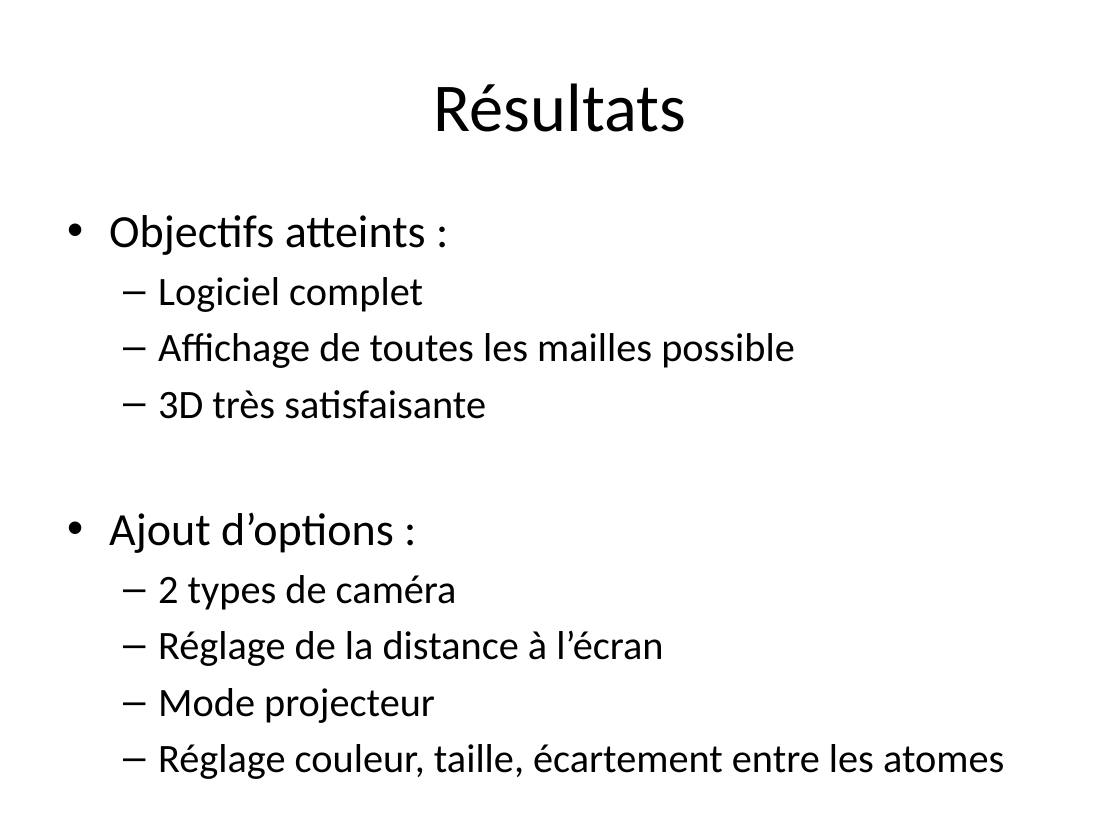
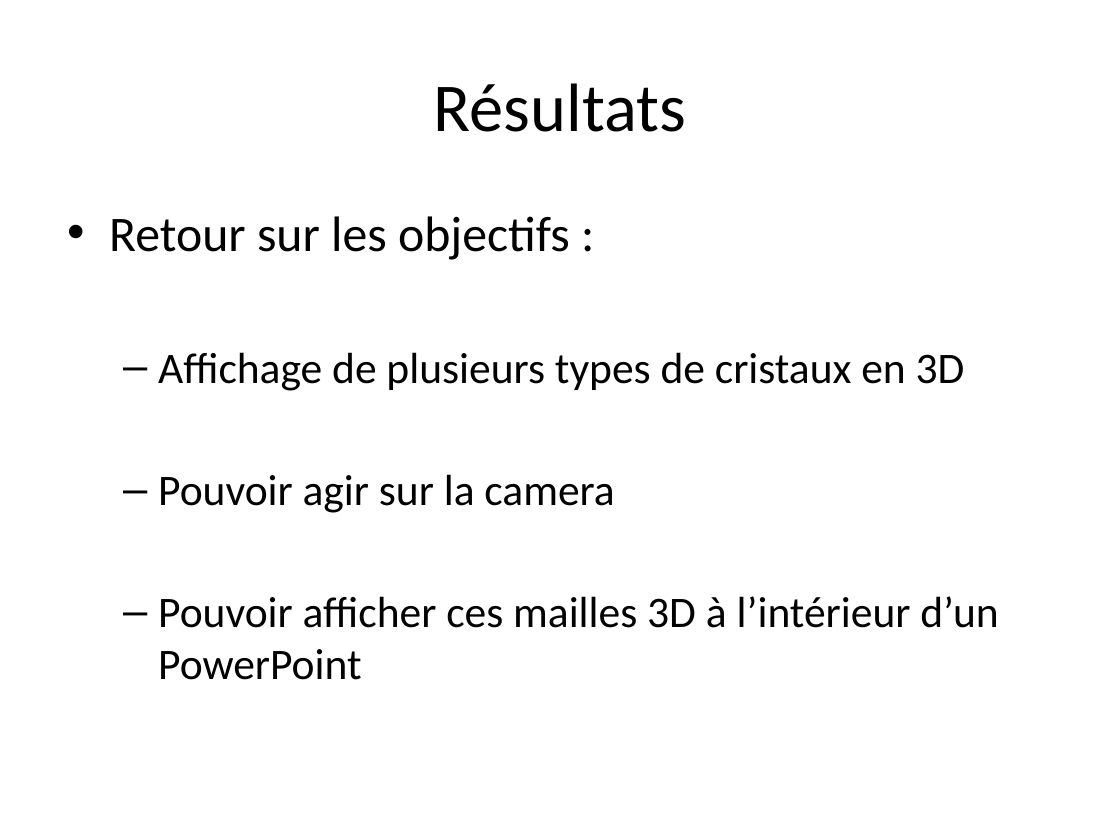
Before and after one commit to klnkg/cristallo3d, a slide deck: slide 1 of soutenance arnaud.pptx. Drawn at 1120x840 pixels with LibreOffice and Linux fonts; fonts in the diff are those of the drawing. Boxes give left, top, right and bottom in pixels: in the first picture for what was removed or moved away, otherwise in the second. Text is boxed around its words. In the diff, an @@ line names an element or a change of style, - is before the commit and + after.

```diff
--- a/soutenance arnaud.pptx
+++ b/soutenance arnaud.pptx
@@ text at bbox=[109, 216, 998, 680]: text changed; size 25.9 to 28 pt @@
-• Objectifs atteints :
-  – Logiciel complet
-  – Affichage de toutes les mailles possible
-  – 3D très satisfaisante
-• Ajout d’options :
-  – 2 types de caméra
-  – Réglage de la distance à l’écran
-  – Mode projecteur
-  – Réglage couleur, taille, écartement entre les atomes
+• Retour sur les objectifs :
+  – Affichage de plusieurs types de cristaux en 3D
+  – Pouvoir agir sur la camera
+  – Pouvoir afficher ces mailles 3D à l’intérieur d’un PowerPoint
```
Also in this commit, not shown: 1 slide added.
